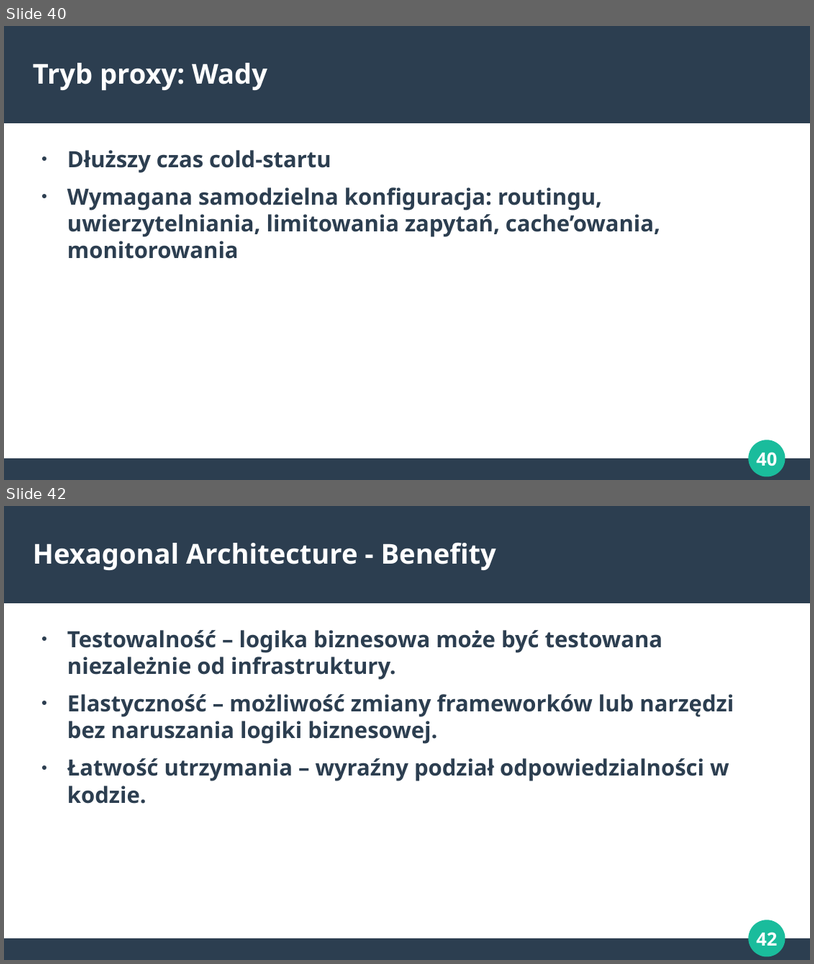
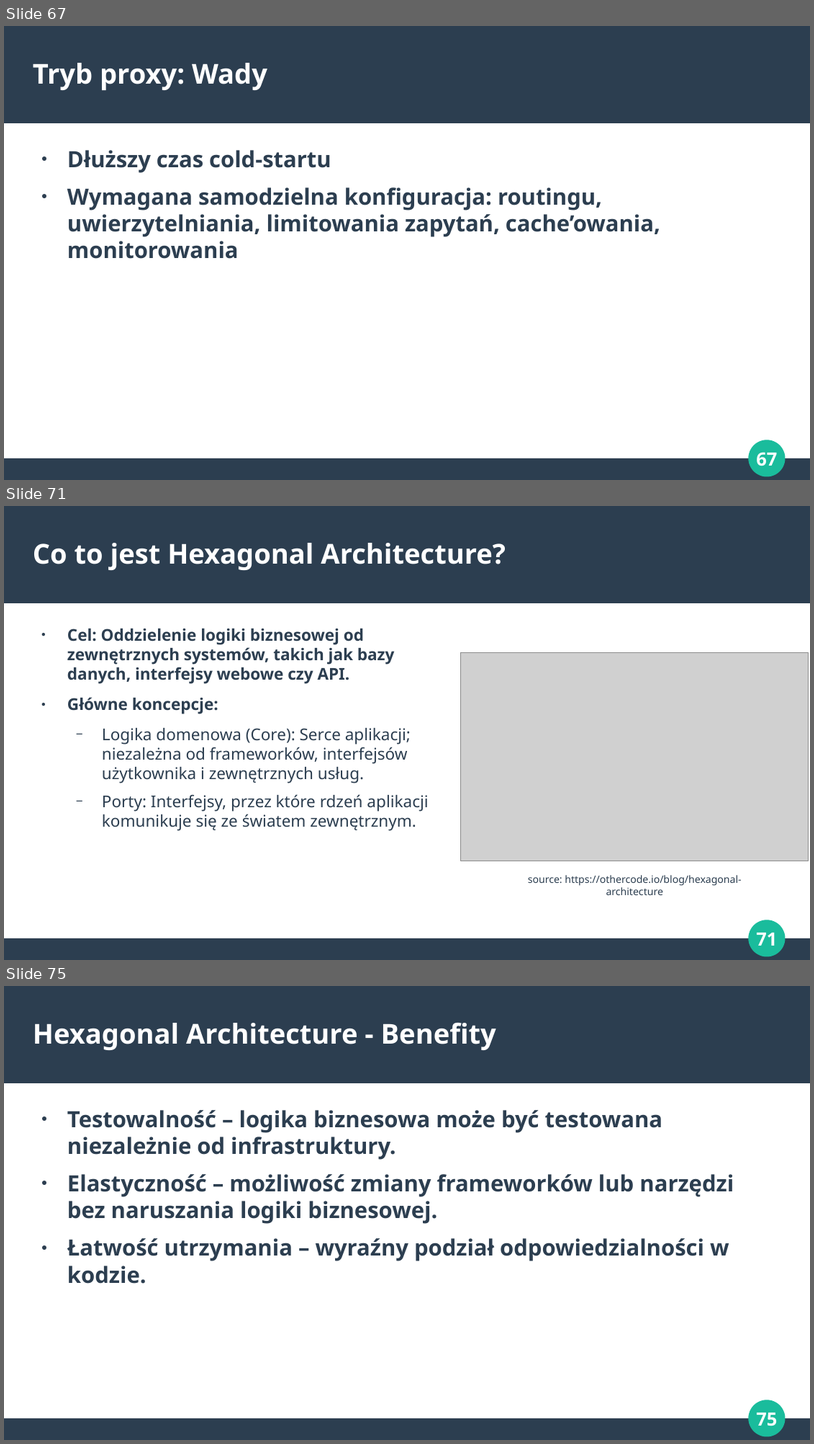
Before and after one commit to makspiechota/aws-apigateway-training-pl, a slide deck: presentation.odp. Shown one above the other, each under a label of ours: slides 40 and 42 before the commit, slides 67, 71 and 75 after it; the slides between them are not shown. The pictures are 814x964 and 814x1444 pixels, drawn with LibreOffice and Linux fonts; fonts in the diff are those of the drawing; grey boxes stand for pictures. Boxes give left, top, right and bottom in pixels: in the first picture for what was removed or moved away, otherwise in the second. Text is boxed around its words. In the diff, an @@ line names an element or a change of style, - is before the commit and + after.

```diff
--- a/presentation.odp
+++ b/presentation.odp
@@ slide 71 added at (x1=4, y1=506, x2=810, y2=960), background #FFFFFF; not listed: 4 template elements that a slide beside it also shows @@
@@ title added at (x1=33, y1=543, x2=506, y2=570), 27 pt, text #FFFFFF, bold @@
+Co to jest Hexagonal Architecture?
@@ text added at (x1=67, y1=628, x2=428, y2=831), 16 pt, text #2C3E50 @@
+● Cel: Oddzielenie logiki biznesowej od zewnętrznych systemów, takich jak bazy danych, interfejsy webowe czy API.
+● Główne koncepcje:
+  − Logika domenowa (Core): Serce aplikacji; niezależna od frameworków, interfejsów użytkownika i zewnętrznych usług.
+  − Porty: Interfejsy, przez które rdzeń aplikacji komunikuje się ze światem zewnętrznym.
@@ picture added at (x1=461, y1=652, x2=809, y2=861) @@
@@ text added at (x1=528, y1=875, x2=741, y2=895), 10 pt, text #2C3E50 @@
+source: https://othercode.io/blog/hexagonal-architecture
@@ what was slide 40 is now slide 67 @@
@@ page number at (x1=756, y1=452, x2=777, y2=466): text changed @@
-40
+67
@@ what was slide 42 is now slide 75 @@
@@ page number at (x1=756, y1=1412, x2=777, y2=1426): text changed @@
-42
+75
```
Also in this commit, not shown: 3 slides changed, 31 other slides added.
